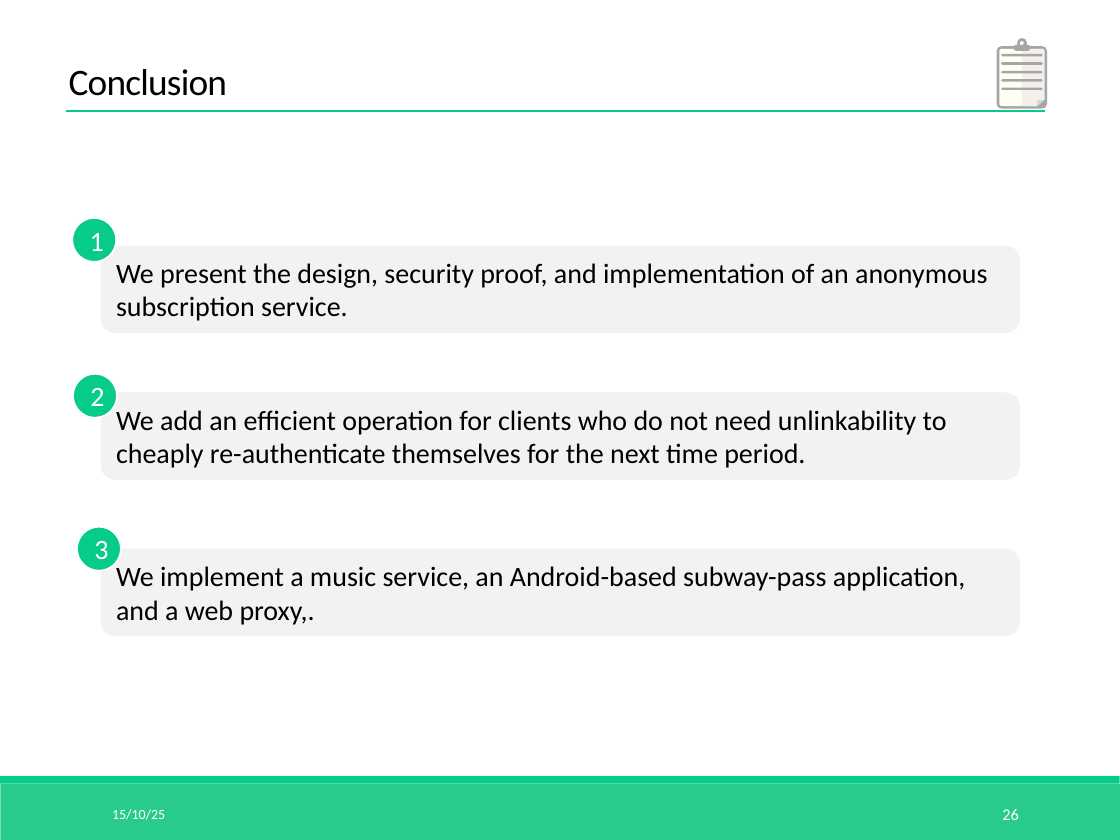
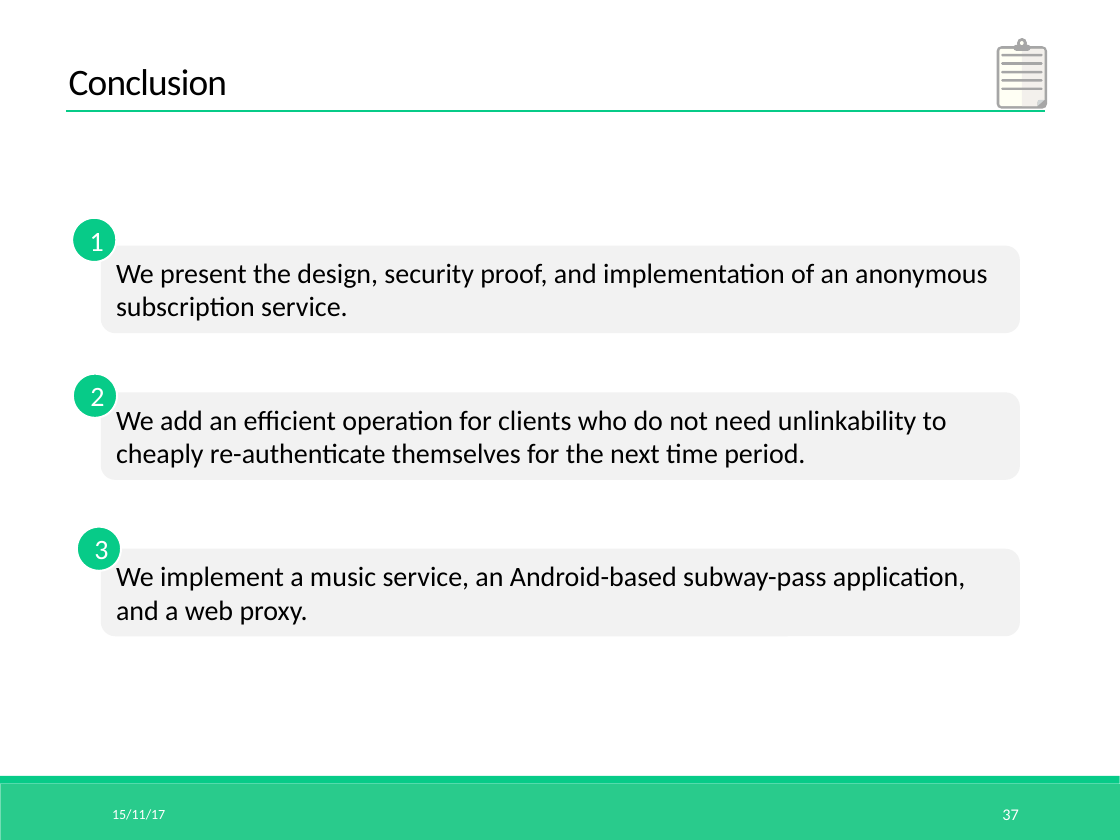
Before and after one commit to RedstoneCMX/PPTshow, a slide deck: slide 37 of Anon-pass.pptx (slide 26 before the commit). Drawn at 1120x840 pixels with LibreOffice and Linux fonts; fonts in the diff are those of the drawing. Boxes give left, top, right and bottom in pixels: in the first picture for what was removed or moved away, otherwise in the second. Text is boxed around its words. In the diff, an @@ line names an element or a change of style, - is before the commit and + after.

```diff
--- a/Anon-pass.pptx
+++ b/Anon-pass.pptx
@@ text in rounded rectangle at (x1=116, y1=566, x2=965, y2=625): text changed @@
-We implement a music service, an Android-based subway-pass application, and a web proxy,.
+We implement a music service, an Android-based subway-pass application, and a web proxy.
@@ text at (x1=112, y1=809, x2=165, y2=820): text changed @@
-15/10/25
+15/11/17
@@ page number at (x1=1002, y1=809, x2=1018, y2=820): text changed @@
-26
+37
```
Also in this commit, not shown: 26 other slides changed, 11 slides added.
